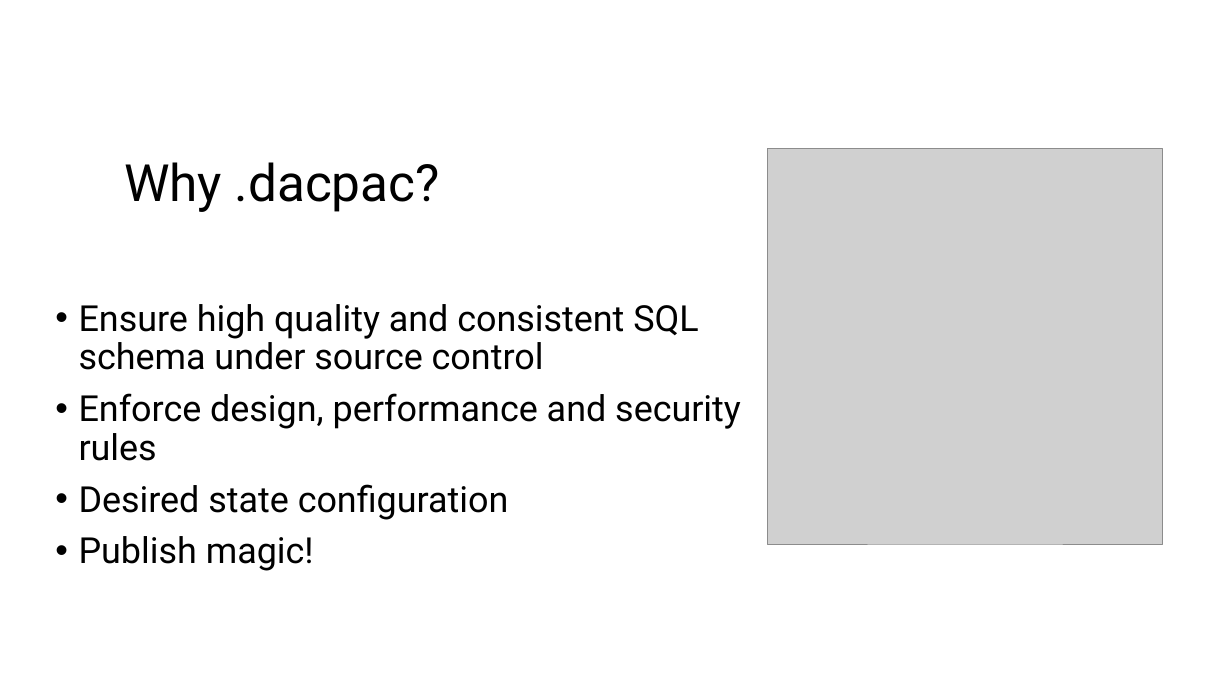
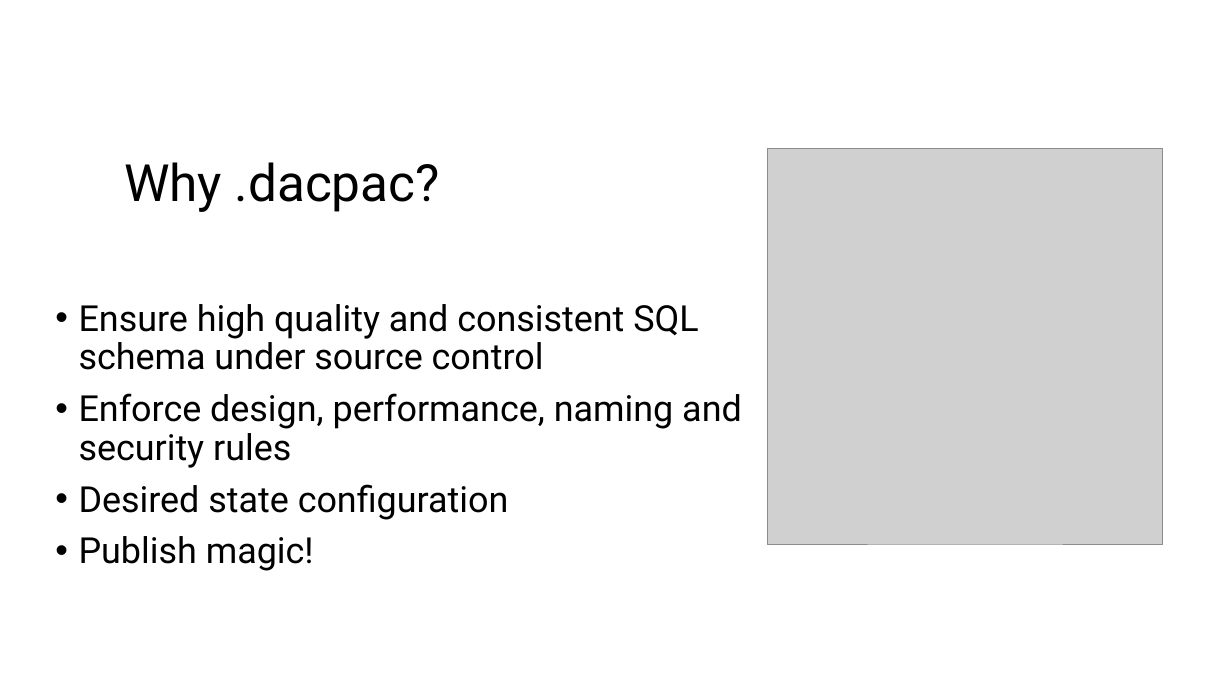
Before and after one commit to ErikEJ/TsqlAnalysis, a slide deck: slide 5 of T-SQL Code analysis.pptx (slide 24 before the commit). Drawn at 1232x693 pixels with LibreOffice and Linux fonts; fonts in the diff are those of the drawing; grey boxes stand for pictures. Boxes give left, top, right and bottom in pixels: in the first picture for what was removed or moved away, otherwise in the second. Text is boxed around its words. In the diff, an @@ line names an element or a change of style, - is before the commit and + after.

```diff
--- a/T-SQL Code analysis.pptx
+++ b/T-SQL Code analysis.pptx
@@ text at (79, 393, 742, 468): text changed @@
-• Enforce design, performance and security rules
+• Enforce design, performance, naming and security rules
```
Also in this commit, not shown: 1 other slide changed, 2 slides added.
